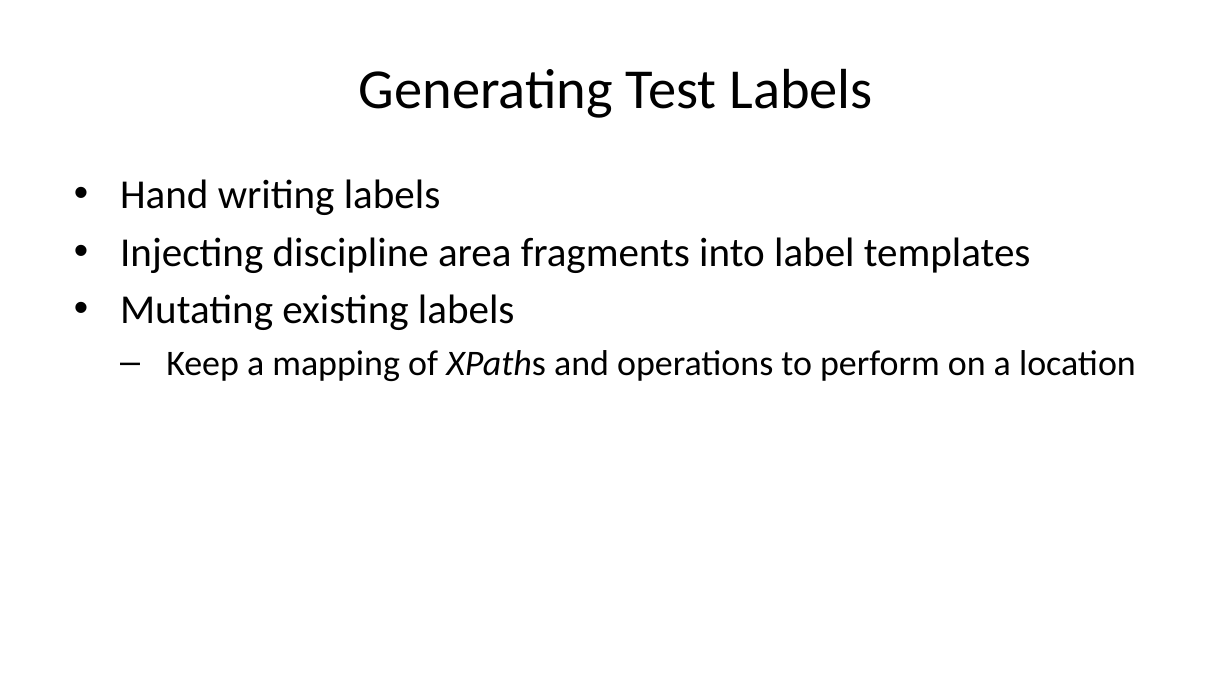
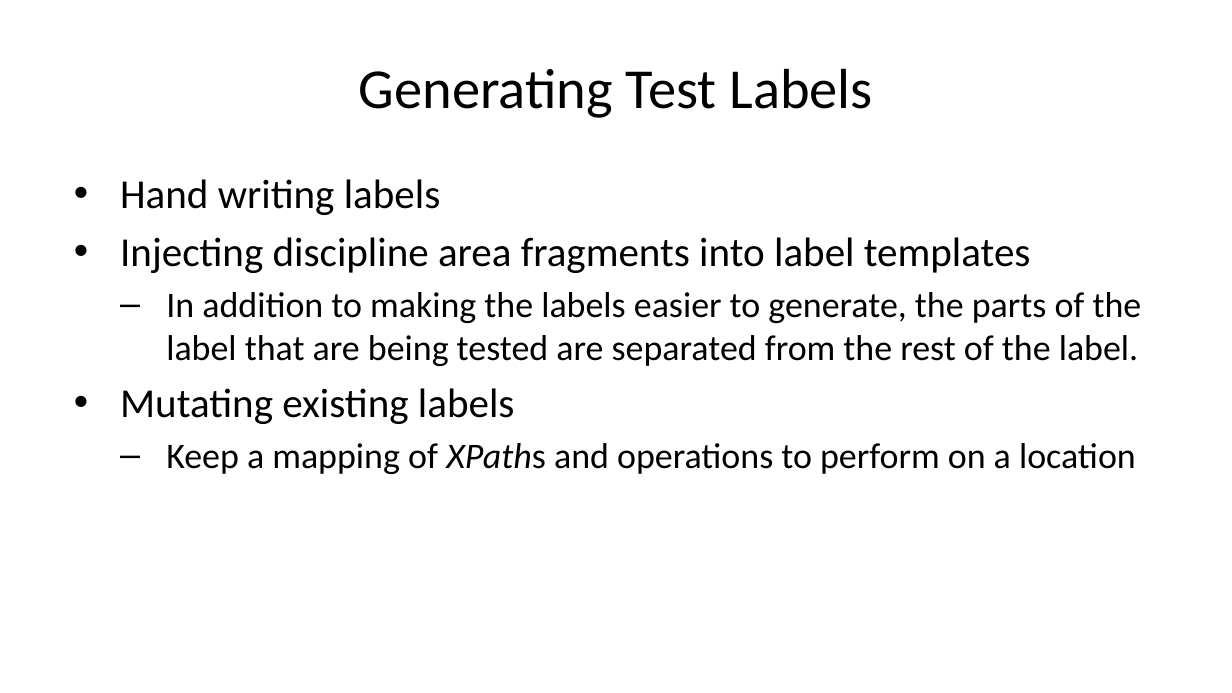
Before and after one commit to sbn-psi/dmsp, a slide deck: slide 16 of LDDTesting/stone-LDDTestingPrinciples.pptx (slide 15 before the commit). Drawn at 1232x693 pixels with LibreOffice and Linux fonts; fonts in the diff are those of the drawing. Boxes give left, top, right and bottom in pixels: in the first picture for what was removed or moved away, otherwise in the second. Text is boxed around its words. In the diff, an @@ line names an element or a change of style, - is before the commit and + after.

Commit message:
Some additions
* Added more rationale for invalid label tests
* Added text about minimizing the non-tested portions of labels
* Added benefits to generating tests from templates

```diff
--- a/LDDTesting/stone-LDDTestingPrinciples.pptx
+++ b/LDDTesting/stone-LDDTestingPrinciples.pptx
@@ text at [166,292,1142,366]: paragraph added @@
+  – In addition to making the labels easier to generate, the parts of the label that are being tested are separated from the rest of the label.
```
Also in this commit, not shown: 4 other slides changed, 2 slides added, 1 other file.
